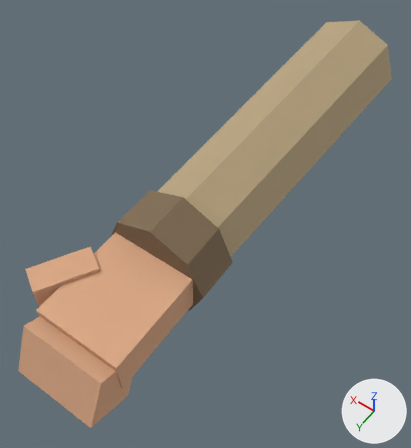
Renders of the glTF model assets/models/fp_arm.glb from each side of a commit.
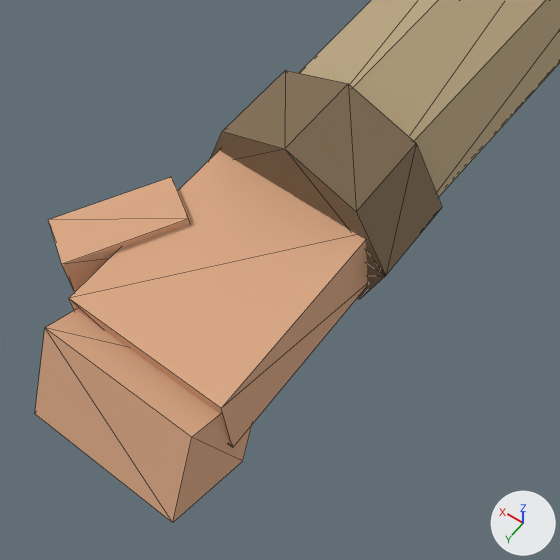
Old and new are each drawn whole from a 50 mm camera at (-0.177, 0.469, 0.373) aimed at (0.005, 0.214, -0.027) and again close up on the part from 0% to 72% of the width and 34% to 100% of the height. The axes (+X, +Y, +Z) are drawn at lower right. The lights are the same throughout. The first two pictures are the older version. The close-ups show mesh edges as thin lines. Vertices at exactly the same position are counted once.

Objects in the first close-up: 'arm'.
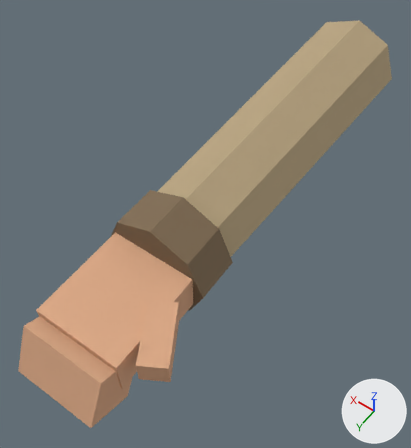
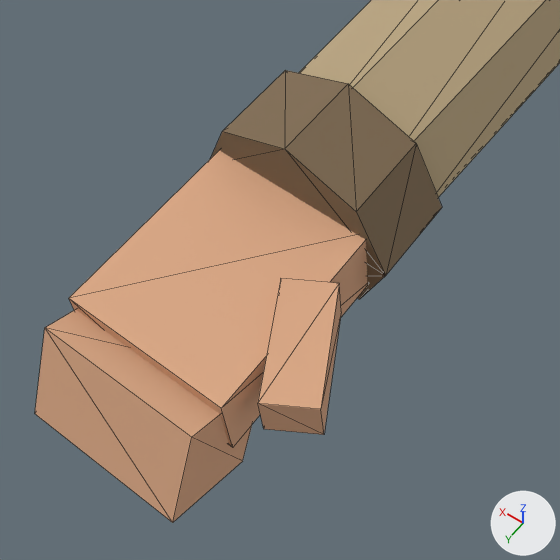
Patch to the scene script:
```diff
--- a/assets/models/fp_arm.glb.py
+++ b/assets/models/fp_arm.glb.py
@@ me_cone @@
 # used by ob_arm; location = (0.0, 0.11, -0.005)
-me_cone.from_pydata(...)  # 56 vertices, 92 faces; spans x -0.05..0.067, y -0.162..0.298, z -0.055..0.052
+me_cone.from_pydata(...)  # 56 vertices, 92 faces; spans x -0.067..0.05, y -0.162..0.298, z -0.055..0.052
+# me_cone part 1: the loose piece of 8 vertices spanning x 0.023..0.067, y 0.203..0.257, z 0.004..0.026 is turned 60 degrees about the z axis through its middle, then moved by (-0.09, 0.0, 0.0)
 me_cone.materials.append(mat_linen)
```

Changed parts and their boxes (x1, y1, x2, y2) in the close-ups (560 x 560 px; the box of a moved part takes in the faces that stretch with it):
part 1 of me_cone, moved or reshaped
    before: (48, 177, 190, 292)
    after: (258, 278, 341, 435)
